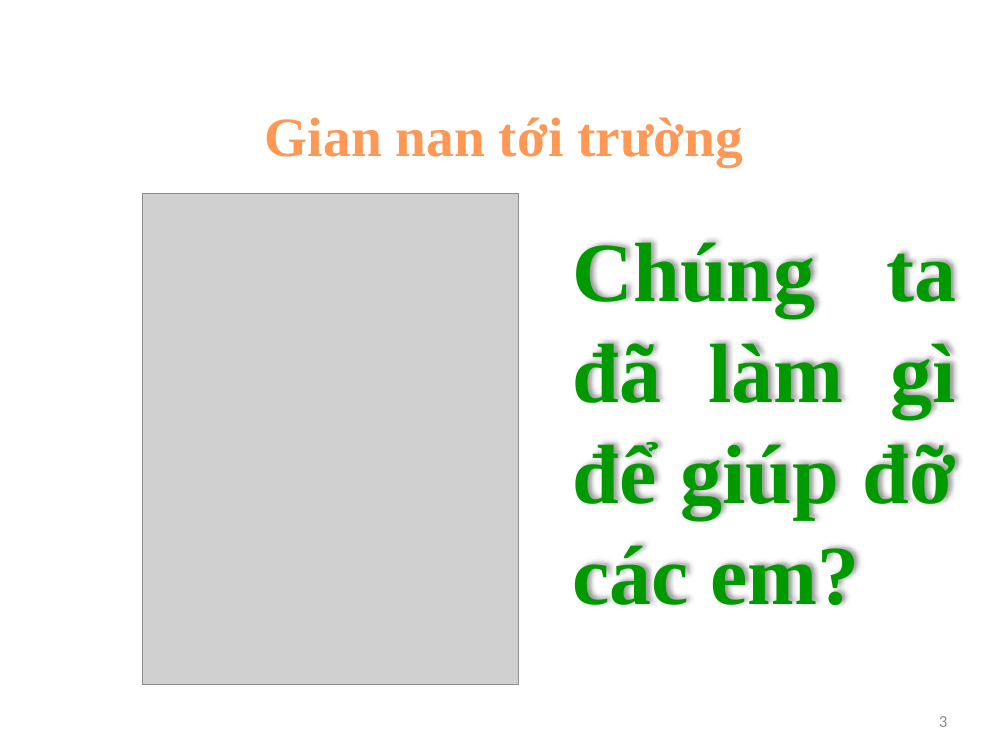
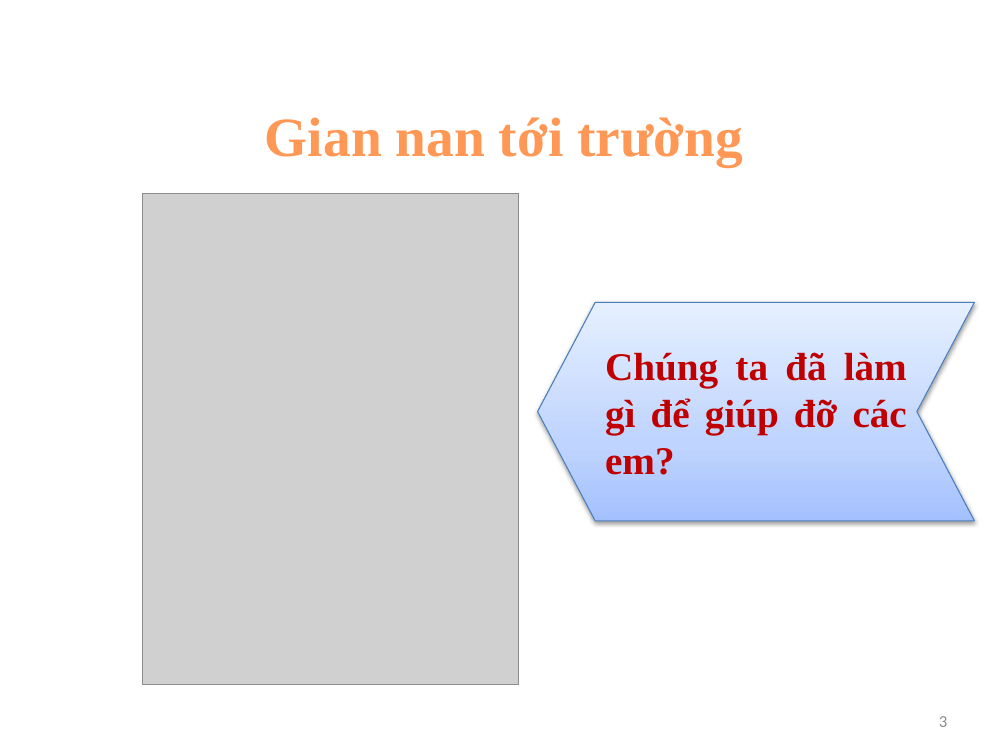
Before and after one commit to lengocluyen/pescode, a slide deck: slide 3 of Reporting Thesis/LV_FINAL/ReportThesis2/ReportingPPT.pptx. Drawn at 1008x756 pixels with LibreOffice and Linux fonts; fonts in the diff are those of the drawing; grey boxes stand for pictures; background and template pictures are left out. Boxes give left, top, right and bottom in pixels: in the first picture for what was removed or moved away, otherwise in the second. Text is boxed around its words. In the diff, an @@ line names an element or a change of style, - is before the commit and + after.

```diff
--- a/Reporting Thesis/LV_FINAL/ReportThesis2/ReportingPPT.pptx
+++ b/Reporting Thesis/LV_FINAL/ReportThesis2/ReportingPPT.pptx
@@ chevron "Chúng ta đã làm gì ...": place and size @@
-chevron "Chúng ta đã làm gì ..." at (573, 241, 956, 606)
+chevron "Chúng ta đã làm gì ..." at (537, 302, 974, 521)
@@ chevron "Chúng ta đã làm gì ..." at (537, 302, 974, 521): size 60 to 28 pt, text colour #009900 to #C00000; vertical alignment top to middle; fill none to gradient #A4C4FF to #BFD4FF to #E6EEFF; outline none to #4B7EBC 0.75 pt; shadow on @@
```
Also in this commit, not shown: 5 other slides changed, 1 slide added, 2 slides removed.
